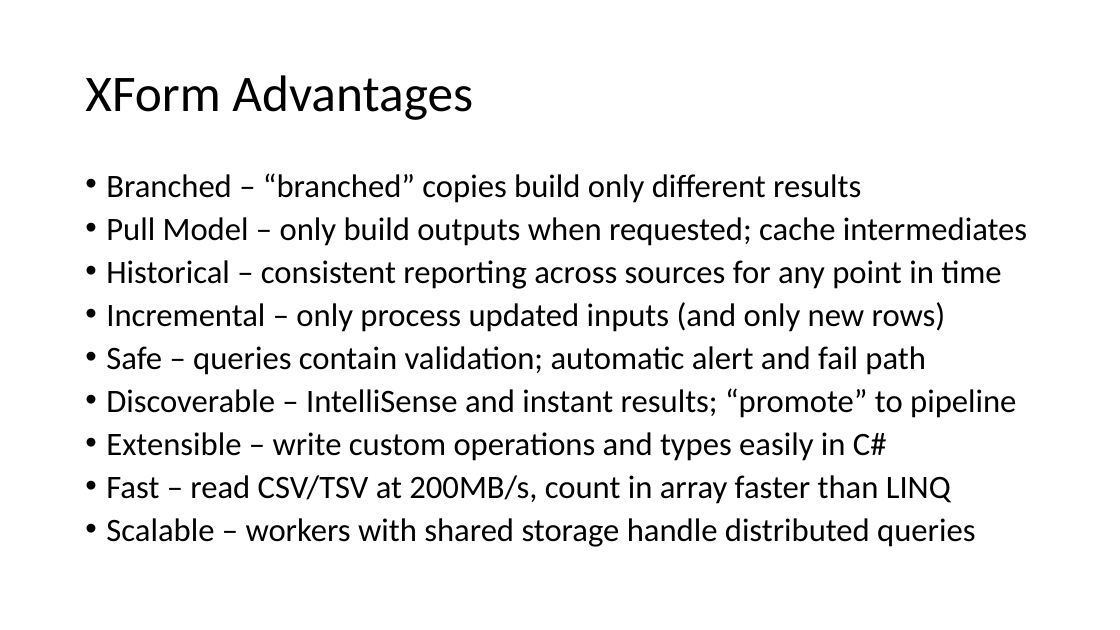
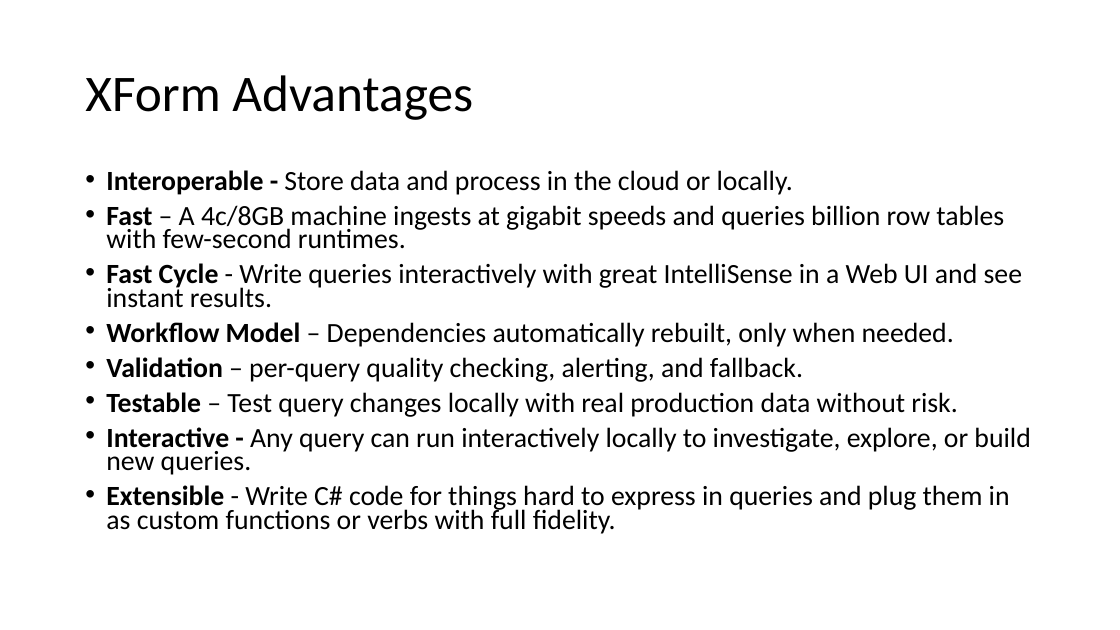
Before and after one commit to microsoft/elfie-arriba, a slide deck: slide 8 of XForm/XForm Demo.pptx (slide 9 before the commit). Drawn at 1120x630 pixels with LibreOffice and Linux fonts; fonts in the diff are those of the drawing. Boxes give left, top, right and bottom in pixels: in the first picture for what was removed or moved away, otherwise in the second. Text is boxed around its words. In the diff, an @@ line names an element or a change of style, - is before the commit and + after.

Commit message:
XForm Demo V2 - data processing refocus.

```diff
--- a/XForm/XForm Demo.pptx
+++ b/XForm/XForm Demo.pptx
@@ text at <box>106,170,1030,534</box>: text changed; size 28 to 23.8 pt @@
-• Branched – “branched” copies build only different results
-• Pull Model – only build outputs when requested; cache intermediates
-• Historical – consistent reporting across sources for any point in time
-• Incremental – only process updated inputs (and only new rows)
-• Safe – queries contain validation; automatic alert and fail path
-• Discoverable – IntelliSense and instant results; “promote” to pipeline
-• Extensible – write custom operations and types easily in C#
-• Fast – read CSV/TSV at 200MB/s, count in array faster than LINQ
-• Scalable – workers with shared storage handle distributed queries
+• Interoperable - Store data and process in the cloud or locally.
+• Fast – A 4c/8GB machine ingests at gigabit speeds and queries billion row tables with few-second runtimes.
+• Fast Cycle - Write queries interactively with great IntelliSense in a Web UI and see instant results.
+• Workflow Model – Dependencies automatically rebuilt, only when needed.
+• Validation – per-query quality checking, alerting, and fallback.
+• Testable – Test query changes locally with real production data without risk.
+• Interactive - Any query can run interactively locally to investigate, explore, or build new queries.
+• Extensible - Write C# code for things hard to express in queries and plug them in as custom functions or verbs with full fidelity.
```
Also in this commit, not shown: 8 other slides changed, 1 slide removed.
